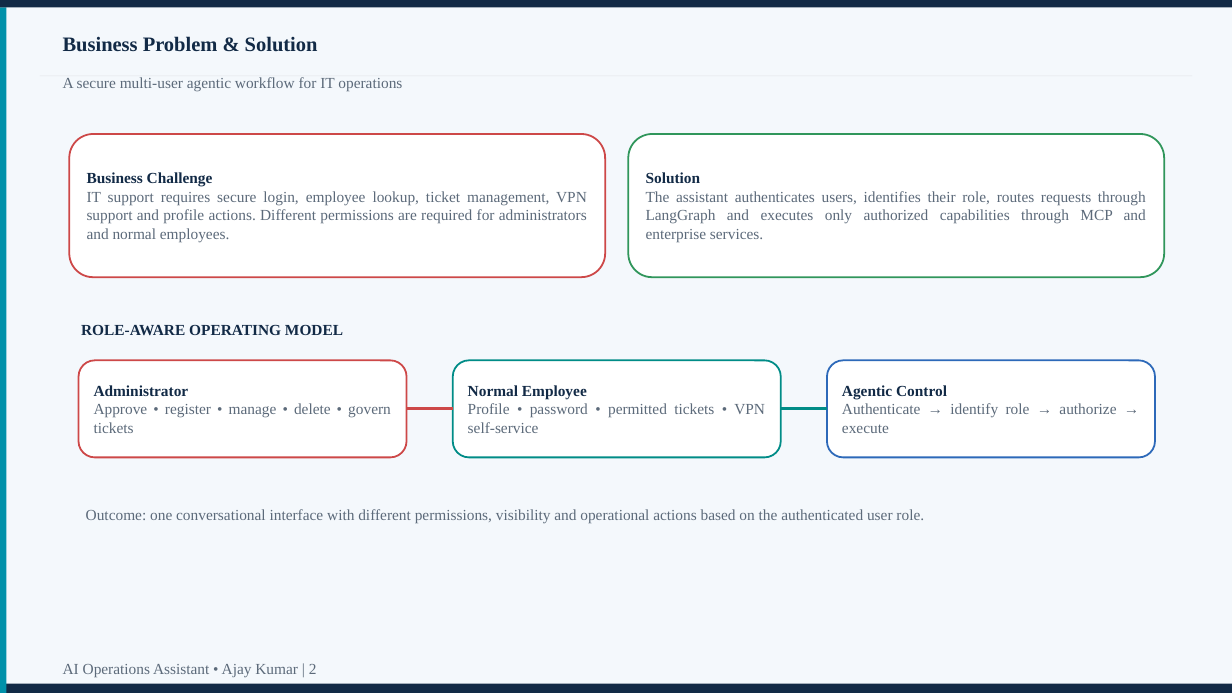
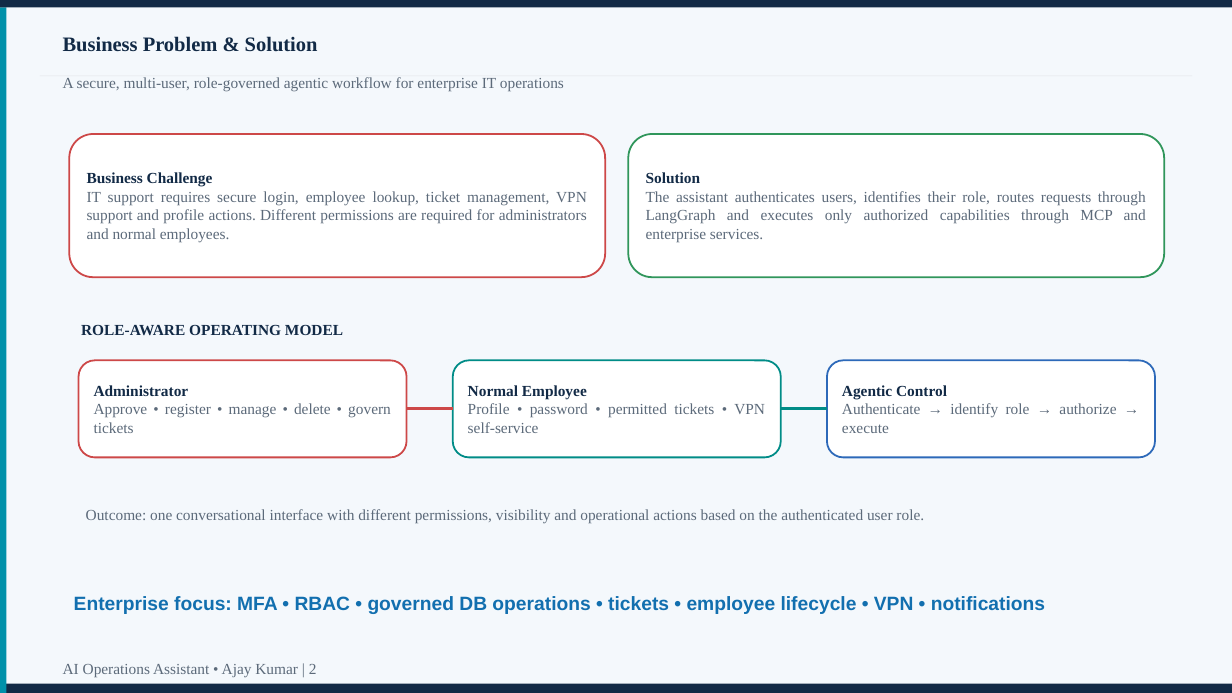
Before and after one commit to helloajay21-max/-it-support-assistant, a slide deck: slide 2 of AI_Operations_Assistant_Using_Agentic_AI_Ajay_Kumar_Presentation.pptx. Drawn at 1232x693 pixels with LibreOffice and Linux fonts; fonts in the diff are those of the drawing. Boxes give left, top, right and bottom in pixels: in the first picture for what was removed or moved away, otherwise in the second. Text is boxed around its words. In the diff, an @@ line names an element or a change of style, - is before the commit and + after.

```diff
--- a/AI_Operations_Assistant_Using_Agentic_AI_Ajay_Kumar_Presentation.pptx
+++ b/AI_Operations_Assistant_Using_Agentic_AI_Ajay_Kumar_Presentation.pptx
@@ text at (63, 77, 564, 92): text changed @@
-A secure multi-user agentic workflow for IT operations
+A secure, multi-user, role-governed agentic workflow for enterprise IT operations
@@ text added at (74, 596, 1045, 614), 15 pt, text #126FAF, bold @@
+Enterprise focus: MFA • RBAC • governed DB operations • tickets • employee lifecycle • VPN • notifications
```
Also in this commit, not shown: 10 other slides changed, 1 slide removed, 1 other file.
